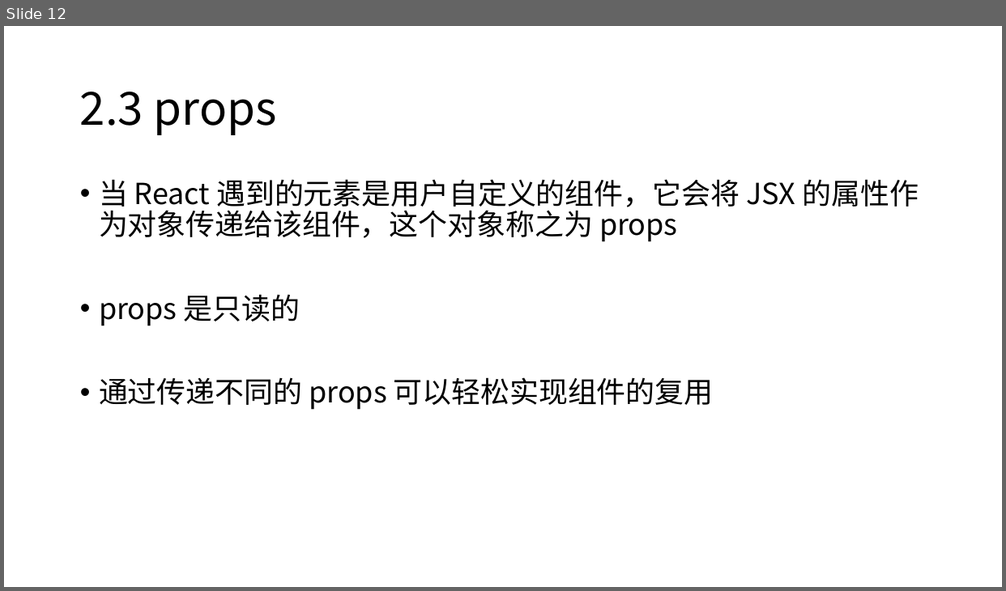
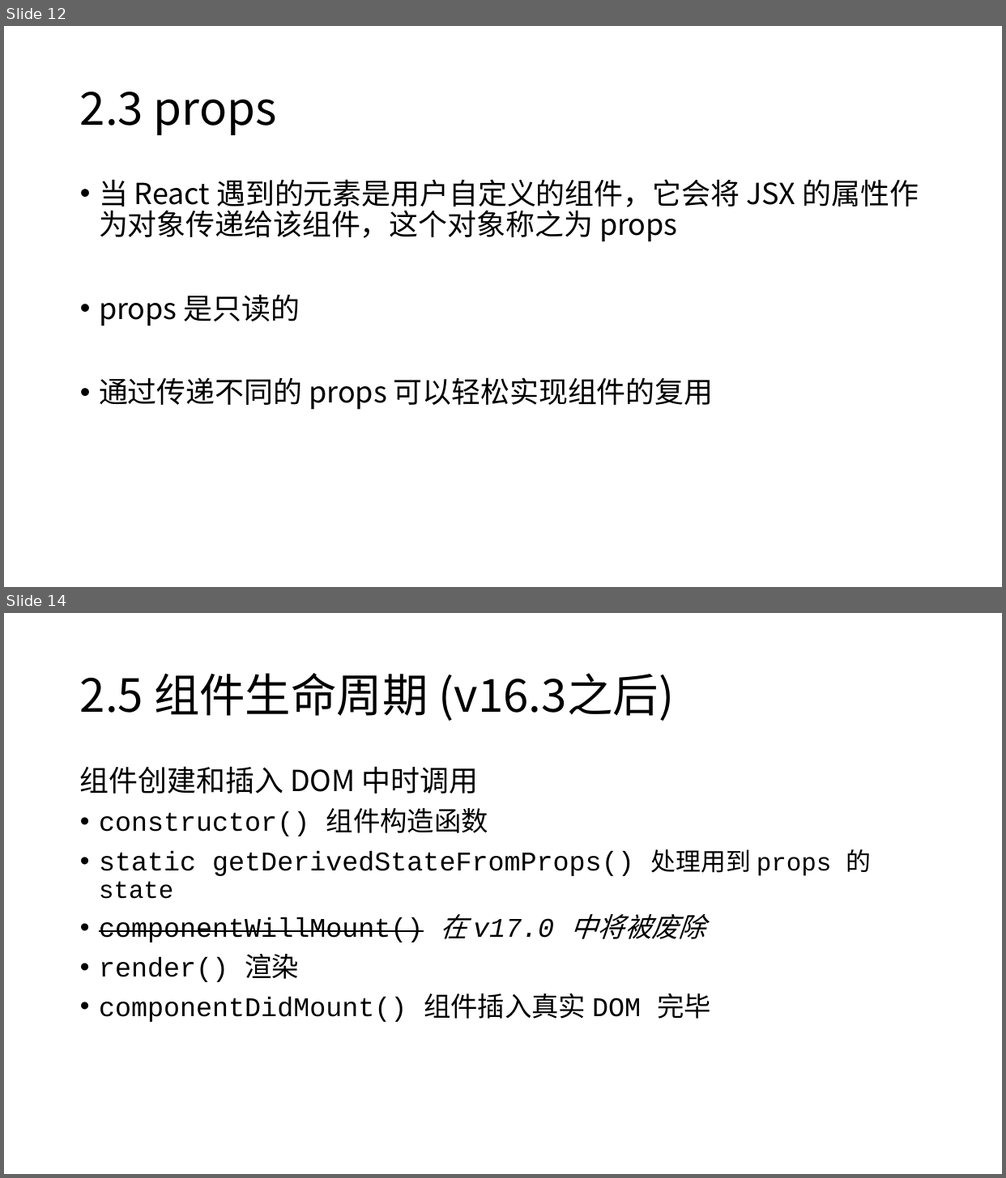
Before and after one commit to Zettat123/react_tutorial, a slide deck: slides/React 入门.pptx. Shown one above the other, each under a label of ours: slide 12 before the commit, slides 12 and 14 after it; the slides between them are not shown. The pictures are 1006x591 and 1006x1178 pixels, drawn with LibreOffice and Linux fonts; fonts in the diff are those of the drawing. Boxes give left, top, right and bottom in pixels: in the first picture for what was removed or moved away, otherwise in the second. Text is boxed around its words. In the diff, an @@ line names an element or a change of style, - is before the commit and + after.

```diff
--- a/slides/React 入门.pptx
+++ b/slides/React 入门.pptx
@@ slide 14 added at (4,613,1002,1174), background #FFFFFF @@
@@ title added at (80,673,674,721), 44 pt, text #000000 @@
+2.5 组件生命周期 (v16.3之后)
@@ text added at (80,766,872,1022), 26 pt, text #000000 @@
+组件创建和插入 DOM 中时调用
+• constructor() 组件构造函数
+• static getDerivedStateFromProps() 处理用到 props 的 state
+• componentWillMount() 在 v17.0 中将被废除
+• render() 渲染
+• componentDidMount() 组件插入真实 DOM 完毕
```
Also in this commit, not shown: 1 slide changed, 3 other slides added, 6 other files.
